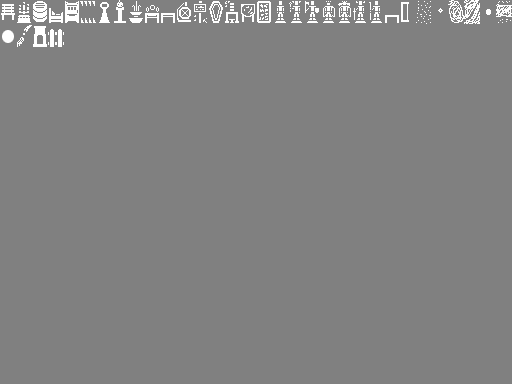
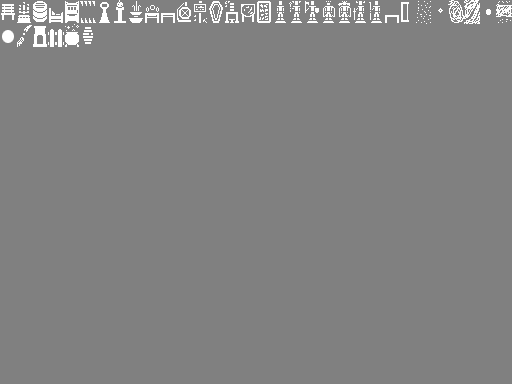
Before/after of a 512 x 384 layered artwork. What changed in the layer stack:
painted on "Background" over (x1=65, y1=24, x2=93, y2=47)
